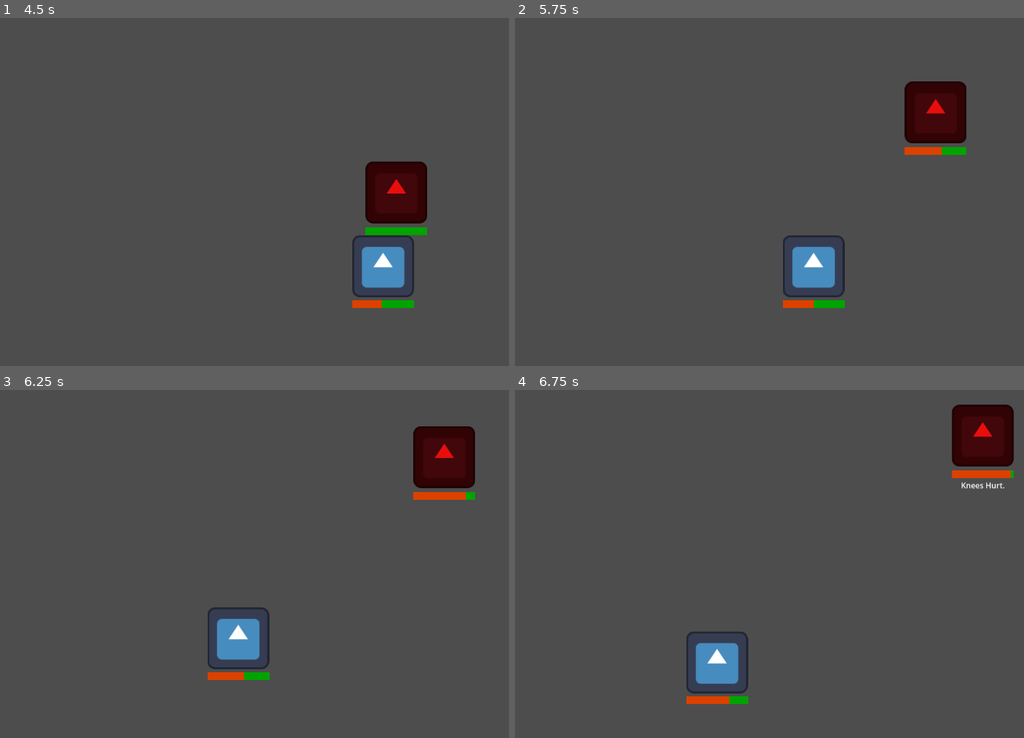
Above: before the commit, frames 1-4 (two rows, left to right).
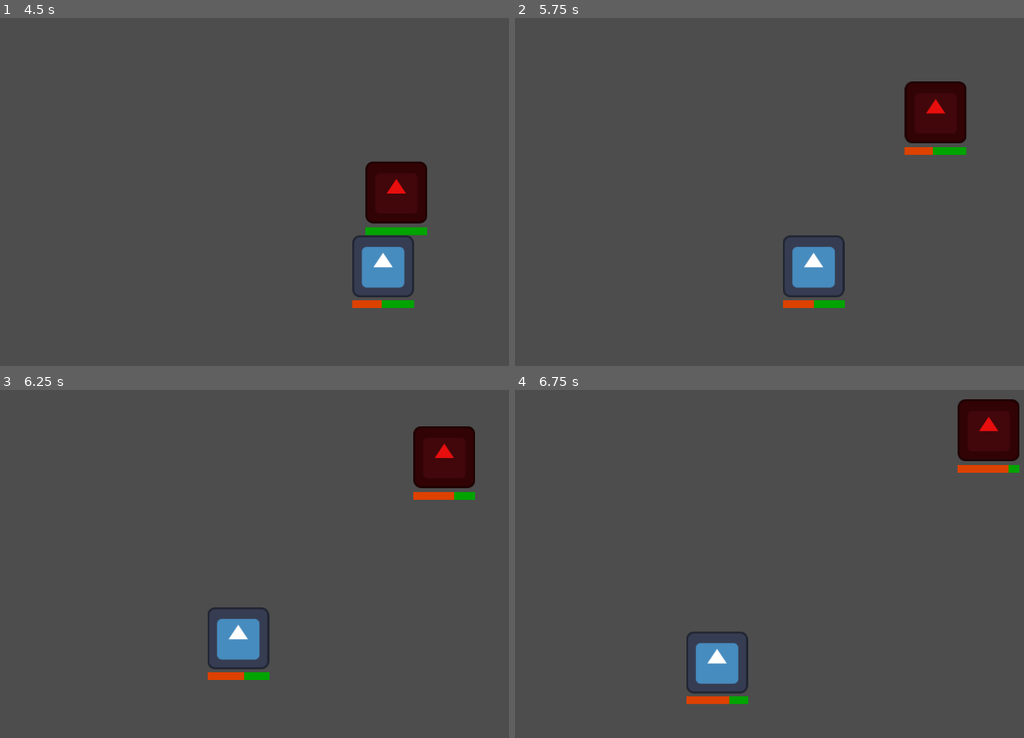
Above: after the commit, the same moments.

Repository: johnreybacal/gran-theft-aubrey
Game: Godot game, scene res://scenes/game_explore.tscn
Same seed, same stepped clock (60 frames per second), same inputs: the game is played once before the commit and once after it. The engine's default icon, where the game draws it, is replaced by a stand-in: a white triangle on a blue panel in a dark square.
Inputs:
- Up to frame 1 (4.5 s): tap Enter at 0.5 s; hold D (move_right) 0.53-1.28 s; hold S (move_down) 1.28-2.03 s; hold D (move_right) 2.03-2.78 s; hold W (move_up) 2.78-3.5 s; click "Pull" at 3.5 s; click "Hold" at 4.25 s
- Up to frame 2 (5.75 s): hold A (move_left) from 5.03 s (still down)
- Up to frame 3 (6.25 s): keep holding A (move_left)
- Up to frame 4 (6.75 s): release A (move_left) at 6.53 s; hold S (move_down) from 6.53 s (still down)

Frame 1 is identical in both runs. In frame 2, less than 0.1% of the frame differs, in the area x 82-84%, y 37-40%; in frame 3, less than 0.1%; in frame 4, 1.3%, in the area x 85-100%, y 2-29%.

Commit message:
fixed max arthitis | add arthritis rate

Diff:
--- a/scripts/classes.gd
+++ b/scripts/classes.gd
@@ -3,20 +3,21 @@
 class Granny:
     var instance_id: int
     var arthritis: float = 0
-    var max_arthritis: float
+    var max_arthritis: float = 5
+    var arthritis_rate: float = 2
     var is_recovering: bool = false
     var stats: GrannyStats
 
-    func init_values(p_instance_id: int, p_max_arthritis: float, p_stats: GrannyStats):
+    func init_values(p_instance_id: int, p_stats: GrannyStats, p_arthritis_rate: float = 1):
         instance_id = p_instance_id
-        max_arthritis = p_max_arthritis
+        arthritis_rate = p_arthritis_rate
         stats = p_stats
         stats.set_max_arthritis(max_arthritis)
         stats.update_arthritis(0)
 
-    static func init(p_instance_id: int, p_max_arthritis: float, p_stats: GrannyStats):
+    static func init(p_instance_id: int, p_stats: GrannyStats, p_arthritis_rate: float = 1):
         var instance = Granny.new()
-        instance.init_values(p_instance_id, p_max_arthritis, p_stats)
+        instance.init_values(p_instance_id, p_stats, p_arthritis_rate)
         return instance
 
     func can_move():
@@ -25,7 +26,7 @@
         return arthritis < max_arthritis
 
     func increase_arthritis(delta: float):
-        arthritis += delta
+        arthritis += delta * arthritis_rate
         if arthritis >= max_arthritis:
             arthritis = max_arthritis
             is_recovering = true
@@ -48,9 +49,9 @@
     var is_avoiding: bool = false
     var is_stunned: bool = false
 
-    static func init(p_instance_id: int, p_max_arthritis: float, p_stats: GrannyStats):
+    static func init(p_instance_id: int, p_stats: GrannyStats, p_arthritis_rate: float = 1):
         var instance = GrannyNpc.new()
-        instance.init_values(p_instance_id, p_max_arthritis, p_stats)
+        instance.init_values(p_instance_id, p_stats, p_arthritis_rate)
         return instance
 
     func is_moving():
--- a/scripts/explore_enemy.gd
+++ b/scripts/explore_enemy.gd
@@ -2,7 +2,7 @@
 class_name ExploreEnemy
 
 @export var move_speed: float = 200
-@export var max_arthritis: float = 2
+@export var arthitis_rate: float = 2
 var granny: Classes.GrannyNpc
 var player: ExplorePlayer
 
@@ -16,7 +16,7 @@
 func _ready() -> void:
     EventBus.on_encounter_end.connect(_on_encounter_end)
 
-    granny = Classes.GrannyNpc.init(get_instance_id(), max_arthritis, $GrannyStats)
+    granny = Classes.GrannyNpc.init(get_instance_id(), $GrannyStats, arthitis_rate)
     StateManager.enemies.append(granny)
 
     # Make sure to not await during _ready.
--- a/scripts/explore_player.gd
+++ b/scripts/explore_player.gd
@@ -2,12 +2,12 @@
 class_name ExplorePlayer
 
 @export var move_speed: float = 250
-@export var max_arthritis: float = 5
+@export var arthitis_rate: float = 1
 var granny: Classes.Granny
 
 func _ready() -> void:
     EventBus.on_player_move.connect(_move)
-    granny = Classes.Granny.init(get_instance_id(), max_arthritis, $GrannyStats)
+    granny = Classes.Granny.init(get_instance_id(), $GrannyStats, arthitis_rate)
     StateManager.player = granny
 
 
